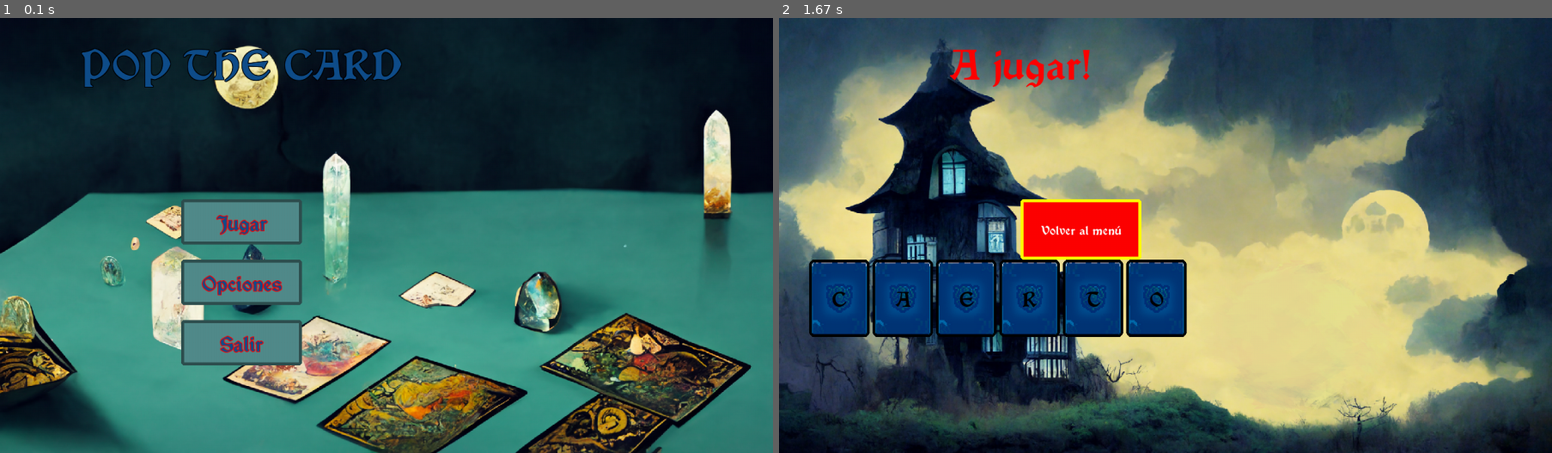
Above: before the commit, frames 1-2 (left to right).
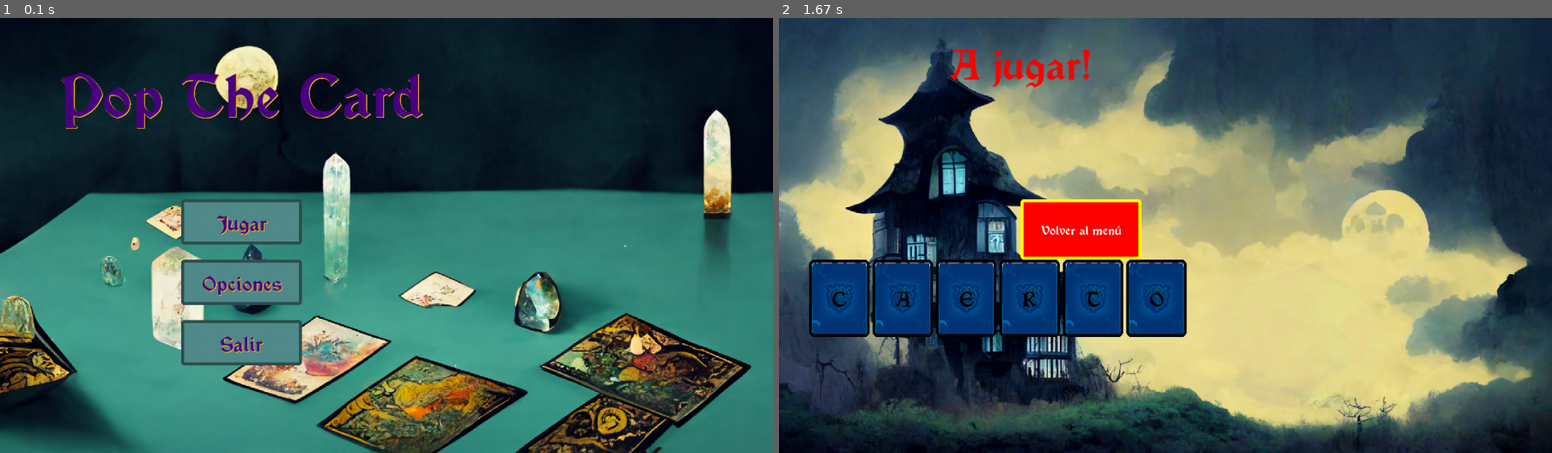
Above: after the commit, the same moments.

Repository: juliancz-a/SP_GRUPO_5_Pygame
Game: pygame game, started from code/class_game.py
Same seed, same stepped clock (60 frames per second), same inputs: the game is played once before the commit and once after it.
Inputs:
- Up to frame 1 (0.1 s): no input
- Up to frame 2 (1.67 s): click "Jugar" at 0.38 s

The runs differ from the first frame. In frame 1, 3.6% of the frame differs, in the area x 7-55%, y 6-78%; in frame 2, nothing differs.

Commit message:
colores app

Diff:
--- a/code/class_box.py
+++ b/code/class_box.py
@@ -141,7 +141,7 @@
                     # No renderizar en la posición central (evitar duplicar el texto original)
                     if dx != 0 or dy != 0:
                         offset_rect = text_rect.copy()
-                        offset_rect.move_ip(dx, dy)
+                        offset_rect.move_ip(1, 1)
 
                         surface.blit(fuente.render(text, True, border_color), offset_rect)
 
--- a/code/class_menu.py
+++ b/code/class_menu.py
@@ -14,7 +14,7 @@
         self.exit_button = Box(self.original_wh, (300,500), (200,75), press_sound=PRESS_SOUND)
 
 
-        self.title = Box((self.original_wh), (200,50), (400,50))
+        self.title = Box((self.original_wh), (200,100), (400,50))
 
         self.music = music_file
 
@@ -69,15 +69,15 @@
             self.surface.blit(background, (0,0))
 
             self.exit_button.draw_box(self.surface, border_radius=5, border=True, border_width=5)
-            self.exit_button.draw_text(self.surface, "Salir", "dodgerblue4", FUENTE_1, 50, border=True, border_thickness=1, border_color="red")
+            self.exit_button.draw_text(self.surface, "Salir", COLOR_LETRAS, FUENTE_1, 50, border=True, border_thickness=1, border_color=BORDE_LETRAS)
 
             self.options_button.draw_box(self.surface, border_radius=5, border=True, border_width=5)
-            self.options_button.draw_text(self.surface, "Opciones", "dodgerblue4", FUENTE_1, 50, border=True, border_thickness=1, border_color="red")
+            self.options_button.draw_text(self.surface, "Opciones", COLOR_LETRAS, FUENTE_1, 50, border=True, border_thickness=1, border_color=BORDE_LETRAS)
 
             self.play_button.draw_box(self.surface, border_radius=5, border=True, border_width=5)
-            self.play_button.draw_text(self.surface, "Jugar", "dodgerblue4", FUENTE_1, 50, border=True, border_thickness=1, border_color="red")
+            self.play_button.draw_text(self.surface, "Jugar", COLOR_LETRAS, FUENTE_1, 50, border=True, border_thickness=1, border_color=BORDE_LETRAS)
 
-            self.title.draw_text(self.surface, "POP THE CARD", "dodgerblue4", FUENTE_1, 50, border=True)
+            self.title.draw_text(self.surface, "Pop The Card", COLOR_LETRAS, FUENTE_1, 72, border=True, border_thickness=2, border_color=BORDE_LETRAS)
 
             pygame.display.update()
 
--- a/code/class_play.py
+++ b/code/class_play.py
@@ -90,7 +90,7 @@
     card_list = []
     initial_pos_x = 50
     for i in range(cards_counter):
-        card = Box(wh,(initial_pos_x,400), (100,128), image=r"code\data\img\card_example.png", press_sound=r"code\data\sound\card_click.wav")
+        card = Box(wh,(initial_pos_x,400), (100,128), image=CARTAS, press_sound=CARTAS_SOUND)
 
         card_list.append(card)
         initial_pos_x += 105
--- a/code/constantes.py
+++ b/code/constantes.py
@@ -4,13 +4,15 @@
 FUENTE_1 = r"code\data\vinque rg.otf"
 
 #COLORS
-BORDE_1 = "gray0"
+BORDE_LETRAS = "darkgoldenrod1"
+COLOR_LETRAS = "indigo"
 
 #RESOURCES
 PRESS_SOUND = r"code\data\sound\press_button.wav"
 MENU_MUSIC = r"code\data\sound\musica_menu.mp3"
 PLAY_MUSIC = r"code\data\sound\play_music.wav"
 CARTAS = r"code\data\img\card_example.png"
+CARTAS_SOUND = r"code\data\sound\card_click.wav"
 
 MENU_BACKGROUND = r"code\data\img\Menu_background.png"
 PLAY_BACKGROUND_1 = r"code\data\img\Play_background_1.png"
